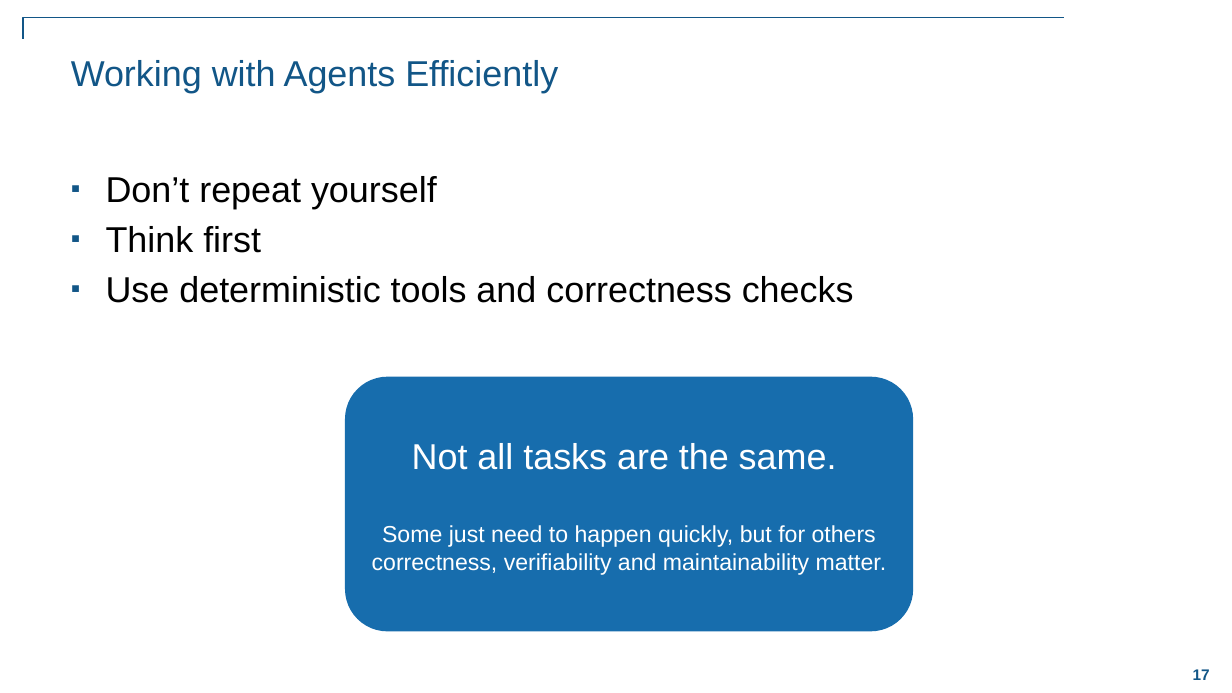
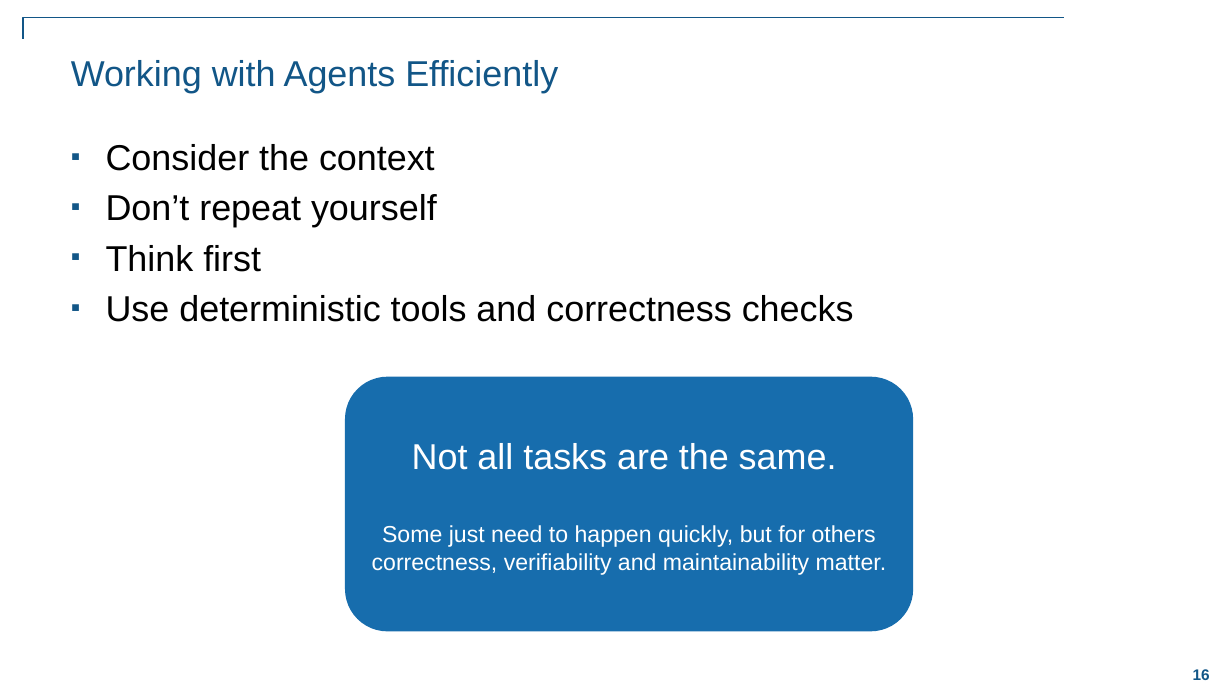
Before and after one commit to eoldewage/transform-your-workflows-with-agents, a slide deck: slide 16 of Transform Your Workflow with Agents in MATLAB.pptx (slide 17 before the commit). Drawn at 1232x693 pixels with LibreOffice and Linux fonts; fonts in the diff are those of the drawing; background and template pictures are left out. Boxes give left, top, right and bottom in pixels: in the first picture for what was removed or moved away, otherwise in the second. Text is boxed around its words. In the diff, an @@ line names an element or a change of style, - is before the commit and + after.

```diff
--- a/Transform Your Workflow with Agents in MATLAB.pptx
+++ b/Transform Your Workflow with Agents in MATLAB.pptx
@@ text "Consider the context": place and size @@
-text "Consider the context" at (106, 176, 854, 303)
+text "Consider the context" at (106, 144, 854, 322)
@@ text at (106, 144, 435, 171): paragraph added @@
+▪ Consider the context
@@ page number at (1193, 669, 1210, 680): text changed @@
-17
+16
```
Also in this commit, not shown: 6 other slides changed, 3 slides added.
